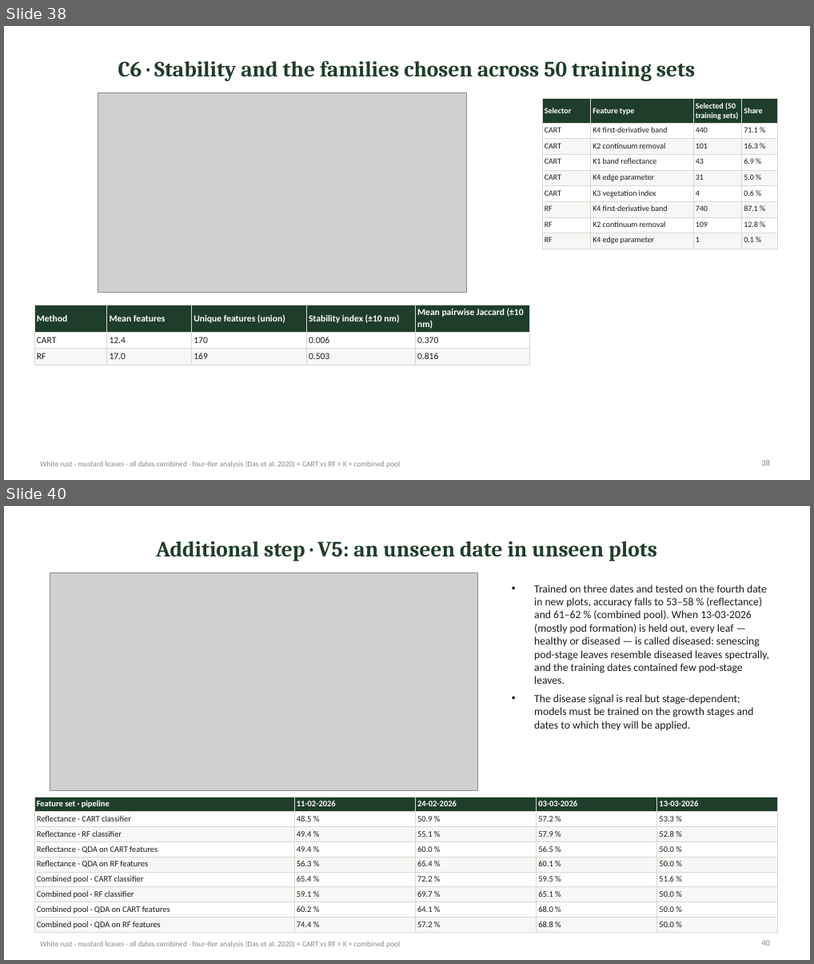
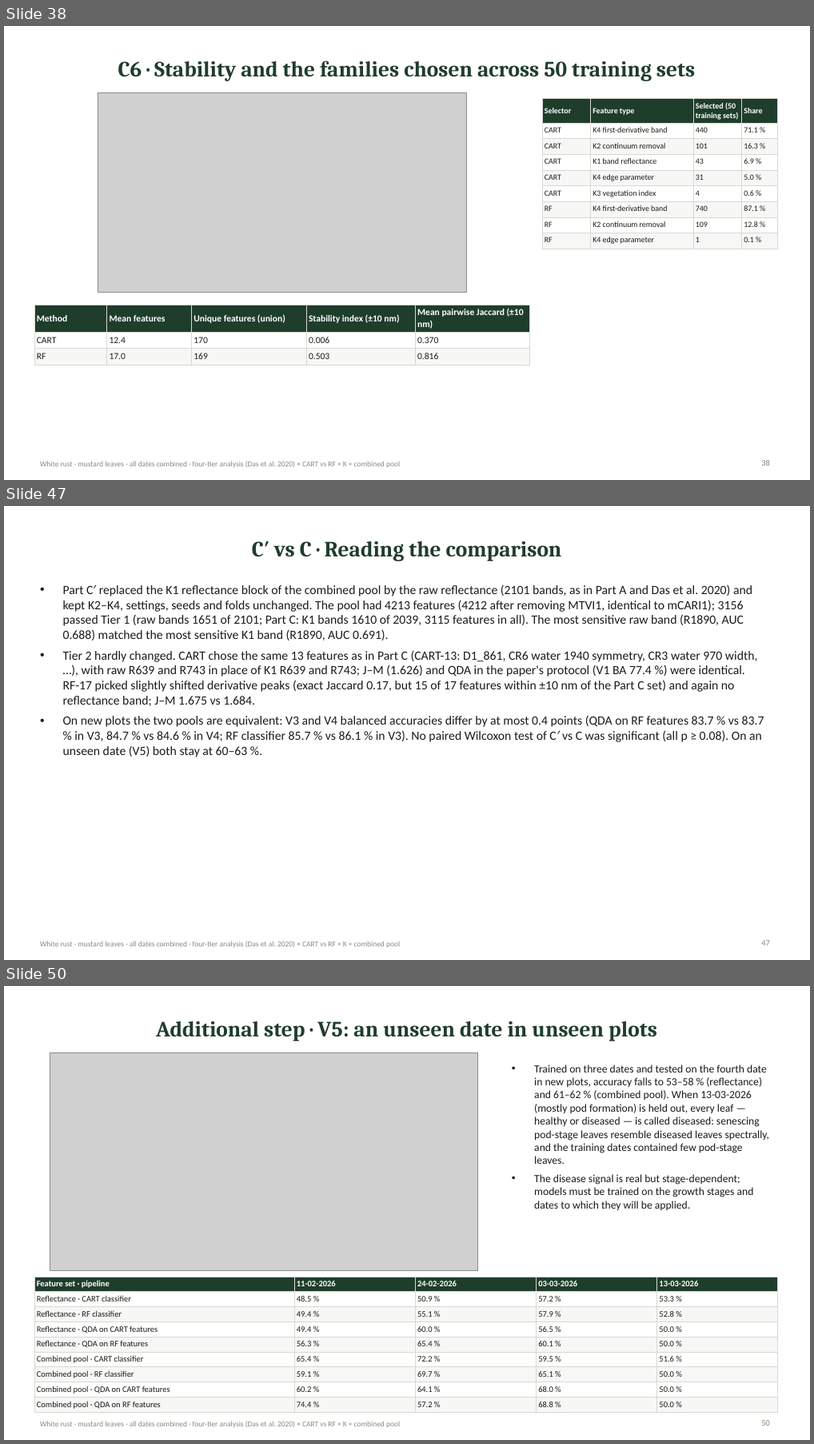
Before and after one commit to animesh809359-afk/sonu, a slide deck: deliverables/WhiteRust_AllDates/WhiteRust_Mustard_Leaf_AllDates_FourTier_CART_RF_K_Combined_Presentation.pptx. Shown one above the other, each under a label of ours: slides 38 and 40 before the commit, slides 38, 47 and 50 after it; the slides between them are not shown. The pictures are 814x964 and 814x1444 pixels, drawn with LibreOffice and Linux fonts; fonts in the diff are those of the drawing; grey boxes stand for pictures. Boxes give left, top, right and bottom in pixels: in the first picture for what was removed or moved away, otherwise in the second. Text is boxed around its words. In the diff, an @@ line names an element or a change of style, - is before the commit and + after.

```diff
--- a/deliverables/WhiteRust_AllDates/WhiteRust_Mustard_Leaf_AllDates_FourTier_CART_RF_K_Combined_Presentation.pptx
+++ b/deliverables/WhiteRust_AllDates/WhiteRust_Mustard_Leaf_AllDates_FourTier_CART_RF_K_Combined_Presentation.pptx
@@ slide 47 added at [4,506,810,960], background #FFFFFF; not listed: 1 template element that a slide beside it also shows @@
@@ title added at [252,541,562,561], 26 pt, text #1F3D2B, bold @@
+C′ vs C · Reading the comparison
@@ text added at [63,584,765,757], 15 pt, text #1B1B1A @@
+• Part C′ replaced the K1 reflectance block of the combined pool by the raw reflectance (2101 bands, as in Part A and Das et al. 2020) and kept K2–K4, settings, seeds and folds unchanged. The pool had 4213 features (4212 after removing MTVI1, identical to mCARI1); 3156 passed Tier 1 (raw bands 1651 of 2101; Part C: K1 bands 1610 of 2039, 3115 features in all). The most sensitive raw band (R1890, AUC 0.688) matched the most sensitive K1 band (R1890, AUC 0.691).
+• Tier 2 hardly changed. CART chose the same 13 features as in Part C (CART-13: D1_861, CR6 water 1940 symmetry, CR3 water 970 width, …), with raw R639 and R743 in place of K1 R639 and R743; J–M (1.626) and QDA in the paper's protocol (V1 BA 77.4 %) were identical. RF-17 picked slightly shifted derivative peaks (exact Jaccard 0.17, but 15 of 17 features within ±10 nm of the Part C set) and again no reflectance band; J–M 1.675 vs 1.684.
+• On new plots the two pools are equivalent: V3 and V4 balanced accuracies differ by at most 0.4 points (QDA on RF features 83.7 % vs 83.7 % in V3, 84.7 % vs 84.6 % in V4; RF classifier 85.7 % vs 86.1 % in V3). No paired Wilcoxon test of C′ vs C was significant (all p ≥ 0.08). On an unseen date (V5) both stay at 60–63 %.
@@ page number added at [762,940,770,945], 10 pt, text #8A8981 @@
+47
@@ what was slide 40 is now slide 50 @@
@@ page number at [762,1420,770,1425]: text changed @@
-40
+50
```
Also in this commit, not shown: 6 slides changed, 9 other slides added, 13 other files.
